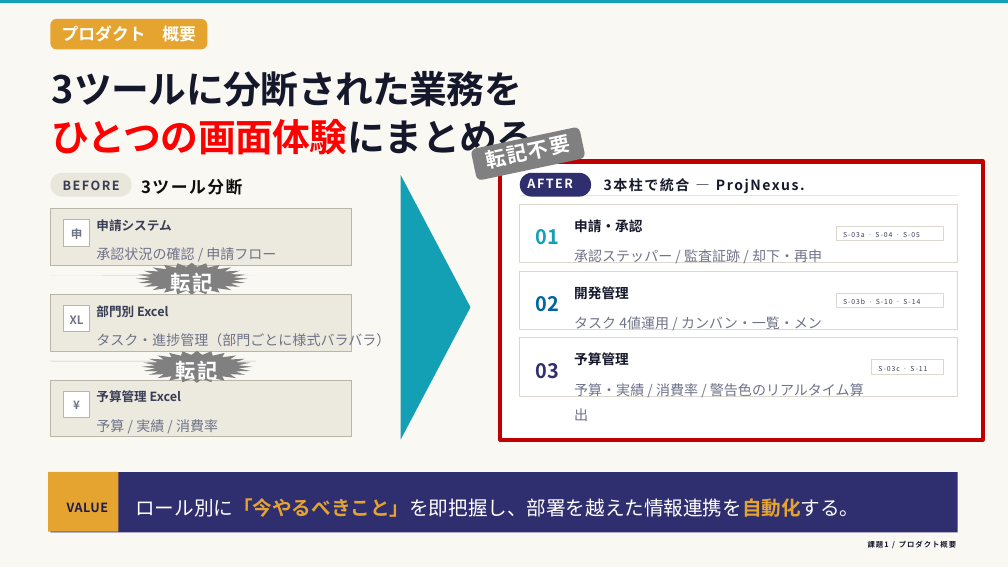
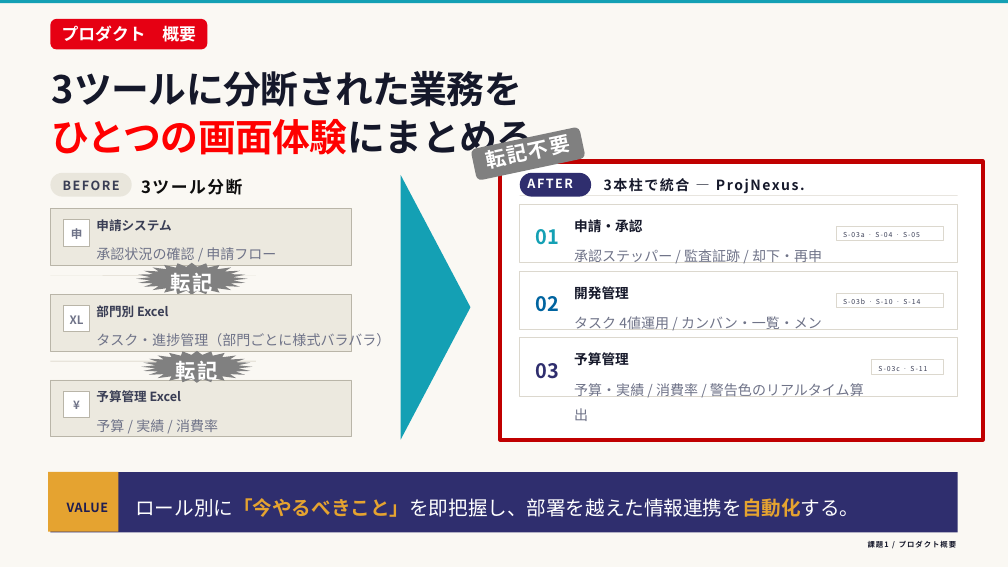
Before and after one commit to toutetu/ProjNexus_continue, a slide deck: slide 2 of materials/presentation_drafts/presentation_高橋朋子.pptx. Drawn at 1008x567 pixels with LibreOffice and Linux fonts; fonts in the diff are those of the drawing; background and template pictures are left out. Boxes give left, top, right and bottom in pixels: in the first picture for what was removed or moved away, otherwise in the second. Text is boxed around its words. In the diff, an @@ line names an element or a change of style, - is before the commit and + after.

```diff
--- a/materials/presentation_drafts/presentation_高橋朋子.pptx
+++ b/materials/presentation_drafts/presentation_高橋朋子.pptx
@@ rounded rectangle "プロダクト 概要" at [50,19,207,49]: fill #E5A330 to #E60013 @@
```
Also in this commit, not shown: 12 other slides changed, 5 other files.
